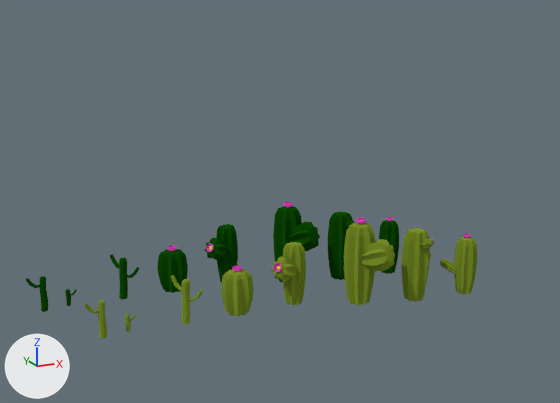
Renders of the Blender file Models/Locations/Dunes/blend/Cactus.blend from each side of a commit.
Rendered twice from a camera (50 mm lens) standing at (-20.8, -50.6, 22.1) and looking at (0.4, -5.8, 9.0). The lights are fixed; the arrows at lower left show +X, +Y and +Z.

In view in the first picture: 'Cactus1_4', 'Cactus1_5', 'Cactus1_6', 'Cactus1_7', 'Cactus1_8', 'Cactus2_11', 'Cactus2_12', 'Cactus2_13', 'Cactus2_14', 'Cactus2_15', 'Cactus2_16'.
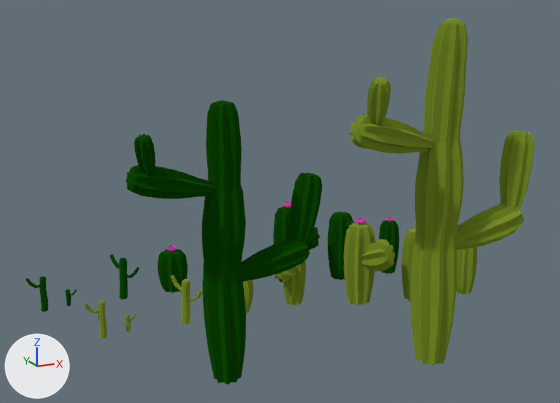
Commit message: added big cactus

Pixel boxes (x1, y1, x2, y2) of what changed, in the pictures (560 x 403 px):
'Cactus3_Big2', added (green): after (349, 18, 535, 366)
'Cactus3_Big1', added (green): after (126, 100, 322, 385)
'Cactus2_15', unchanged, covered by the edit: before (401, 228, 434, 302); after (401, 228, 416, 301)
'Cactus2_12', unchanged, covered by the edit: before (221, 265, 254, 317); after (243, 280, 254, 313)
'Cactus1_5', unchanged, covered by the edit: before (204, 224, 238, 282)

The change in detail:
Mesh me_cactus3_big1 is new.
It has 1069 vertices, 1024 faces and spans x -5.7..6.5, y -2.4..1.5, z -0.1..16.5.
It uses material mat_cactus_mat (picture img_cactus_tex_png).
Mesh me_cactus3_big2 is new.
It has 1069 vertices, 1024 faces and spans x -5.7..6.5, y -2.4..1.5, z -0.1..17.8.
It uses material mat_cactus_mat (picture img_cactus_tex_png).
Object 'Cactus3_Big1' (ob_cactus3_big1) is new; it shows me_cactus3_big1.
Its location is (-5.54, -10.95, 0.0).
Object 'Cactus3_Big2' (ob_cactus3_big2) is new; it shows me_cactus3_big2.
Its location is (6.99, -14.03, 0.0).
Its scale is (1.17, 1.17, 1.17).
